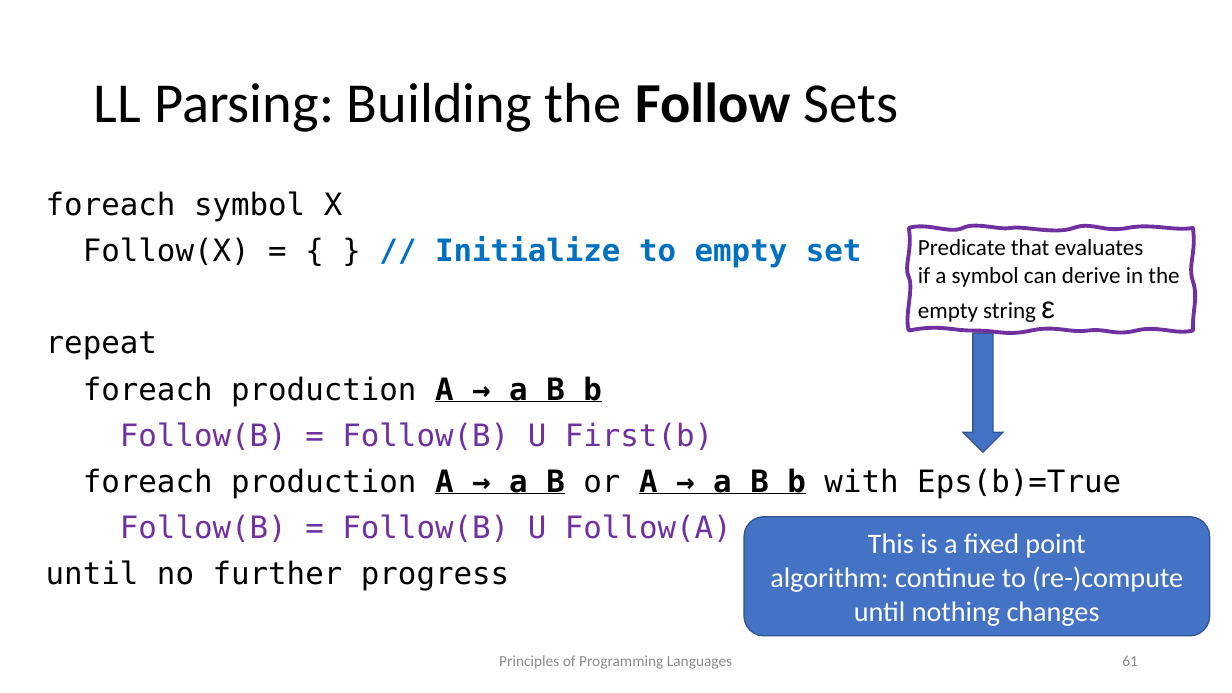
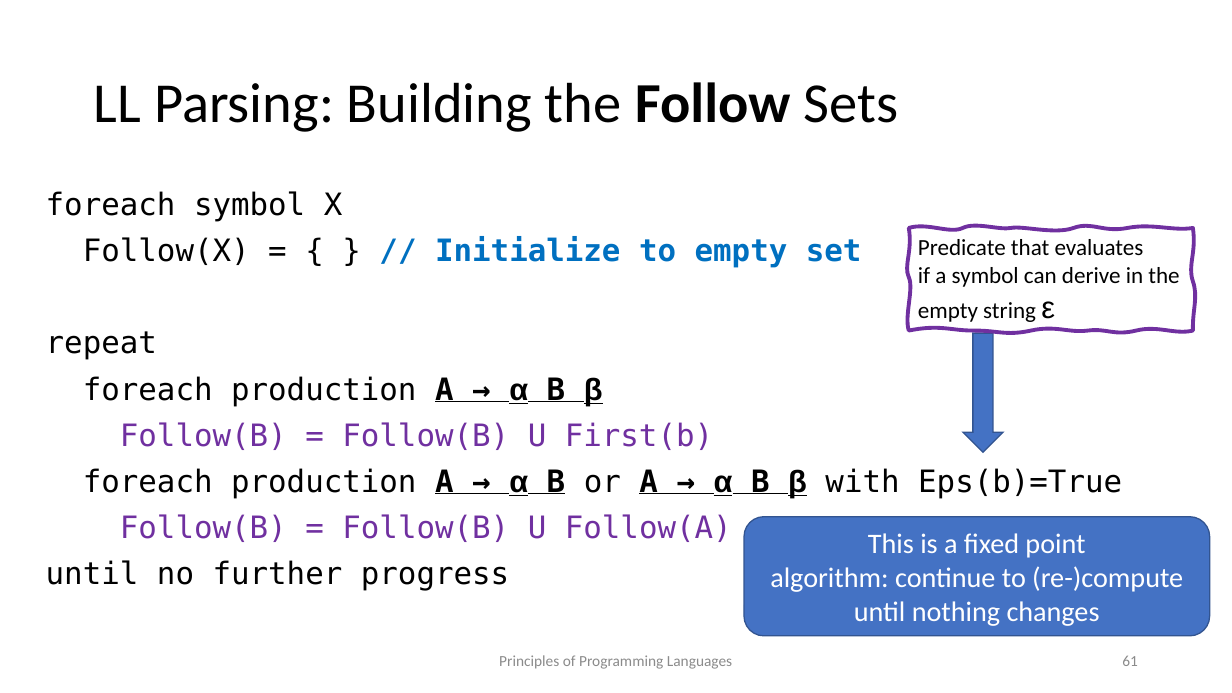
Before and after one commit to kongm/pl-design, a slide deck: slide 61 of C3-SyntacticAnalysis.pptx. Drawn at 1232x693 pixels with LibreOffice and Linux fonts; fonts in the diff are those of the drawing. Boxes give left, top, right and bottom in pixels: in the first picture for what was removed or moved away, otherwise in the second. Text is boxed around its words. In the diff, an @@ line names an element or a change of style, - is before the commit and + after.

```diff
--- a/C3-SyntacticAnalysis.pptx
+++ b/C3-SyntacticAnalysis.pptx
@@ text at (83,376,603,406): text changed @@
-foreach production A → a B b
+foreach production A → α B β
@@ text at (83,467,1122,499): text changed @@
-foreach production A → a B or A → a B b with Eps(b)=True
+foreach production A → α B or A → α B β with Eps(b)=True
```
Also in this commit, not shown: 7 other slides changed, 1 other file.
